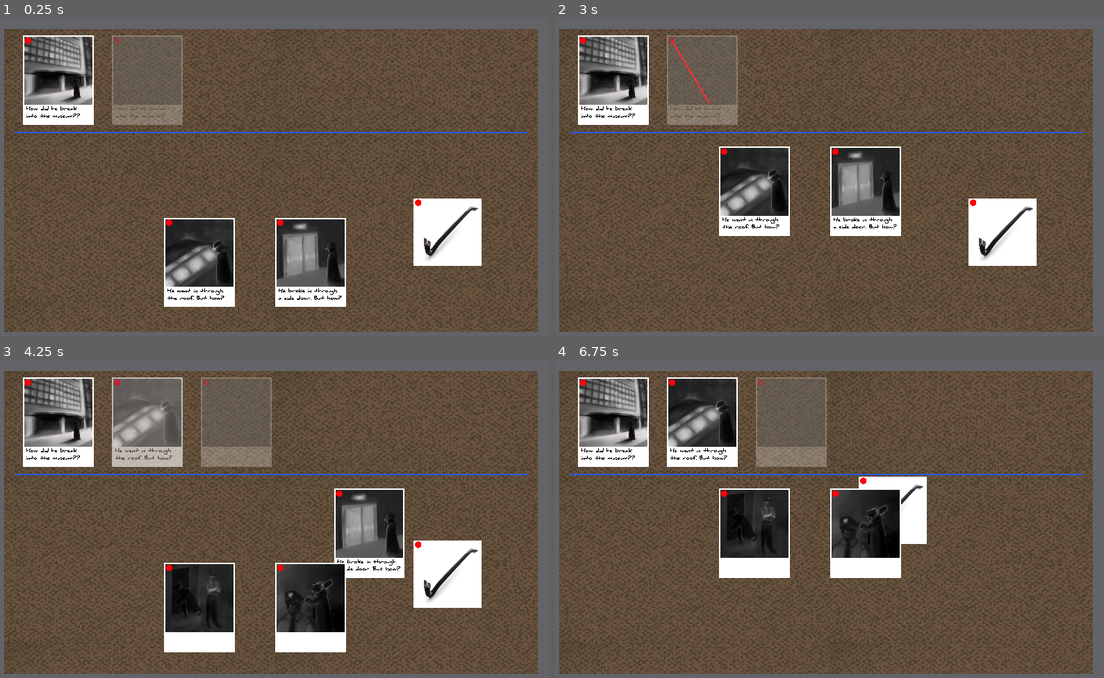
Above: before the commit, frames 1-4 (two rows, left to right).
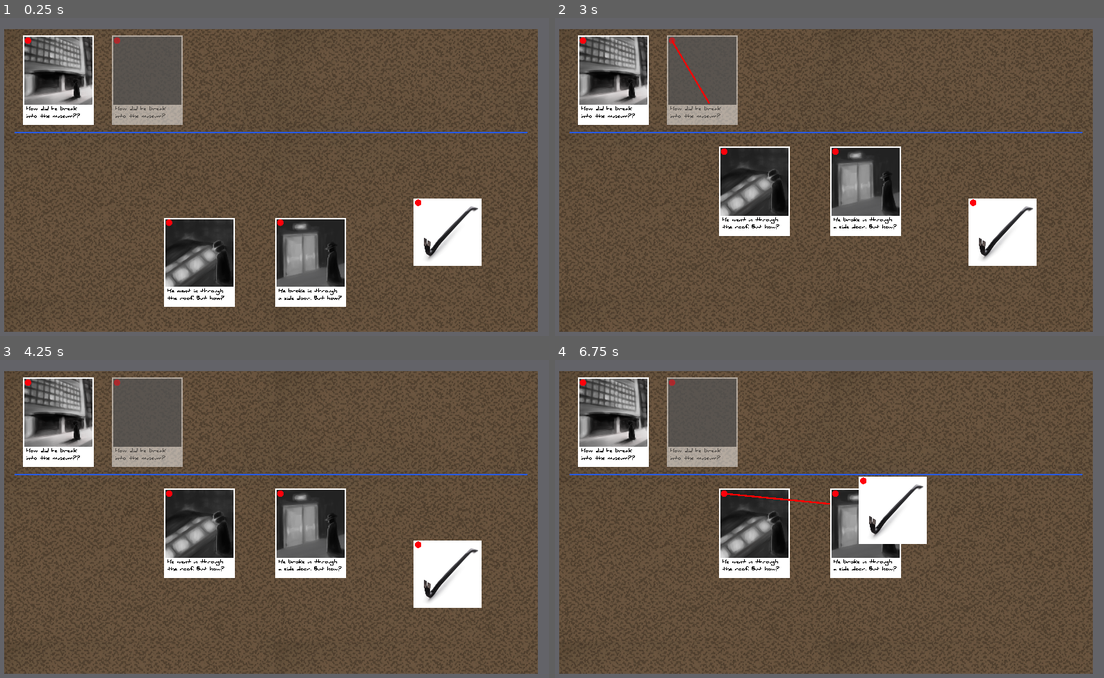
Above: after the commit, the same moments.

Repository: IanWark/VGADGameJamWinter2019
Game: Godot game, scene res://scenes/game_screen.tscn
Two runs of this game, one before a commit and one after it. Both use one fixed random seed, a clock stepped at 60 frames per second and the inputs below.
Inputs (mouse positions are in pixels of both pictures, inside the frame that each line leads up to):
- Up to frame 1 (0.25 s): no input
- Up to frame 2 (3 s): drag from (582, 40) to (703, 81) at 0.52 s; tap Enter at 1.25, 2.75 s; drag from (615, 81) to (725, 151) at 1.27 s; tap Space at 2 s; move the mouse to (670, 40) at 2.02 s; press the mouse at (670, 40) at 2.03 s; release the mouse at (670, 40) at 2.75 s; drag from (703, 81) to (725, 151) at 2.77 s
- Up to frame 3 (4.25 s): tap Space at 3.5 s; drag from (170, 493) to (115, 382) at 3.52 s
- Up to frame 4 (6.75 s): drag from (763, 382) to (895, 493) at 4.27 s; move the mouse to (791, 423) at 5.02 s; press the mouse at (791, 423) at 5.03 s; release the mouse at (791, 423) at 5.75 s; tap Enter at 5.75 s; drag from (703, 423) to (725, 493) at 5.77 s; tap Space at 6.5 s; drag from (1005, 573) to (670, 382) at 6.52 s

The runs differ from the first frame. In frame 1, 0.9% of the frame differs, in the area x 20-34%, y 5-34%; in frame 2, 1.0%; in frame 3, 18%, in the area x 20-74%, y 5-92%; in frame 4, 8.7%.
Error after the commit: Parse Error: The identifier "strings" isn't declared in the current scope. (res://scripts/events/event_unknown.gd:28)

Commit message:
fix crash when having no banned events

Diff:
--- a/scripts/events/event_unknown.gd
+++ b/scripts/events/event_unknown.gd
@@ -1,10 +1,9 @@
 extends "res://scripts/event.gd"
 
 var correct_event # must be overwritten with what event is the solution
-var banned_strings
+var banned_strings = []
 
 onready var halo = $halo
-onready var strings = get_tree().get_root().get_node("Main/strings")
 
 func get_event_type():
 	return "event_unknown"
